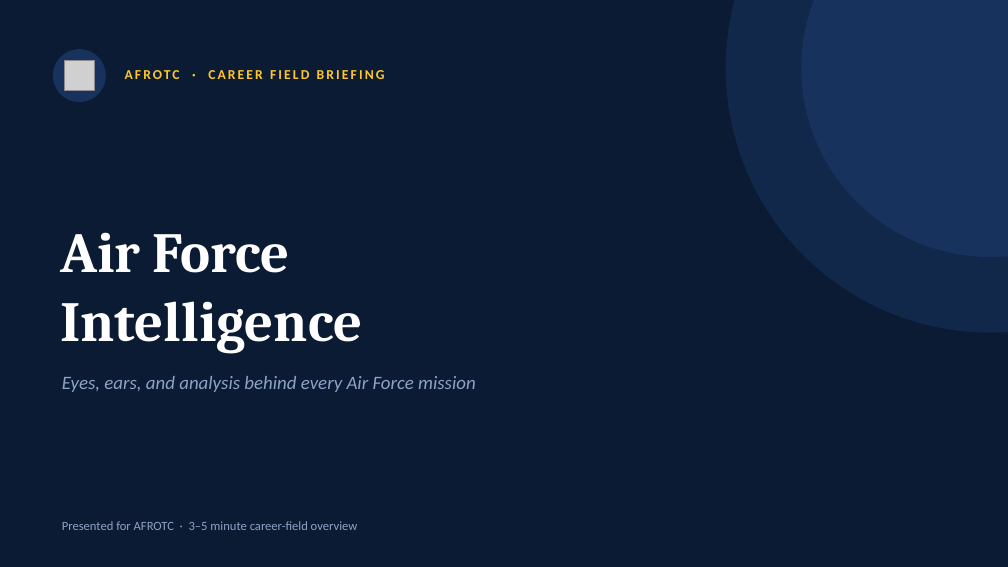
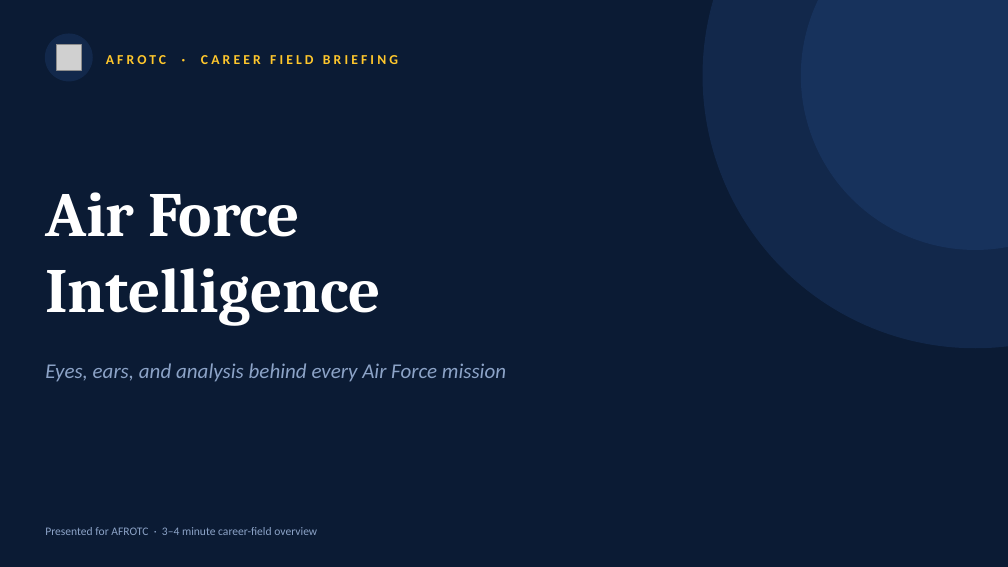
Before and after one commit to TreyLamb/astral-project, a slide deck: slide 1 of public/afrotc/briefs/14n/Air_Force_Intelligence_Career.pptx. Drawn at 1008x567 pixels with LibreOffice and Linux fonts; fonts in the diff are those of the drawing; grey boxes stand for pictures. Boxes give left, top, right and bottom in pixels: in the first picture for what was removed or moved away, otherwise in the second. Text is boxed around its words. In the diff, an @@ line names an element or a change of style, - is before the commit and + after.

```diff
--- a/public/afrotc/briefs/14n/Air_Force_Intelligence_Career.pptx
+++ b/public/afrotc/briefs/14n/Air_Force_Intelligence_Career.pptx
@@ ellipse resized from (x1=726, y1=0, x2=1008, y2=333) to (x1=703, y1=0, x2=1008, y2=348) @@
@@ ellipse at (x1=703, y1=0, x2=1008, y2=348): outline none to #12284B 1 pt @@
@@ ellipse resized from (x1=802, y1=0, x2=1008, y2=257) to (x1=802, y1=0, x2=1008, y2=250) @@
@@ ellipse at (x1=802, y1=0, x2=1008, y2=250): outline none to #17325C 1 pt @@
@@ ellipse resized from (x1=53, y1=49, x2=106, y2=102) to (x1=45, y1=34, x2=92, y2=81) @@
@@ ellipse at (x1=45, y1=34, x2=92, y2=81): fill #17325C to #12284B; outline none to #12284B 1 pt @@
@@ picture resized from (x1=64, y1=60, x2=95, y2=91) to (x1=56, y1=45, x2=81, y2=70) @@
@@ text "AFROTC · CAREER FIELD BRIEFING" moved from (x1=125, y1=70, x2=385, y2=79) to (x1=106, y1=55, x2=398, y2=64) @@
@@ text "AFROTC · CAREER FIELD BRIEFING" at (x1=106, y1=55, x2=398, y2=64): letter spacing 2 to 3 pt @@
@@ text "Air Force" moved from (x1=60, y1=232, x2=362, y2=354) to (x1=45, y1=192, x2=381, y2=326) @@
@@ text "Air Force" at (x1=45, y1=192, x2=381, y2=326): size 54 to 60 pt; line spacing 1.02 to 1 @@
@@ text "Eyes, ears, and analysis behind ..." moved from (x1=62, y1=376, x2=476, y2=392) to (x1=45, y1=363, x2=506, y2=382) @@
@@ text "Eyes, ears, and analysis behind ..." at (x1=45, y1=363, x2=506, y2=382): size 18 to 20 pt @@
@@ text at (x1=45, y1=527, x2=317, y2=535): text changed; size 12 to 11 pt @@
-Presented for AFROTC · 3–5 minute career-field overview
+Presented for AFROTC · 3–4 minute career-field overview
```
Also in this commit, not shown: 7 other slides changed, 6 slides added, 7 slides removed, 20 other files.
